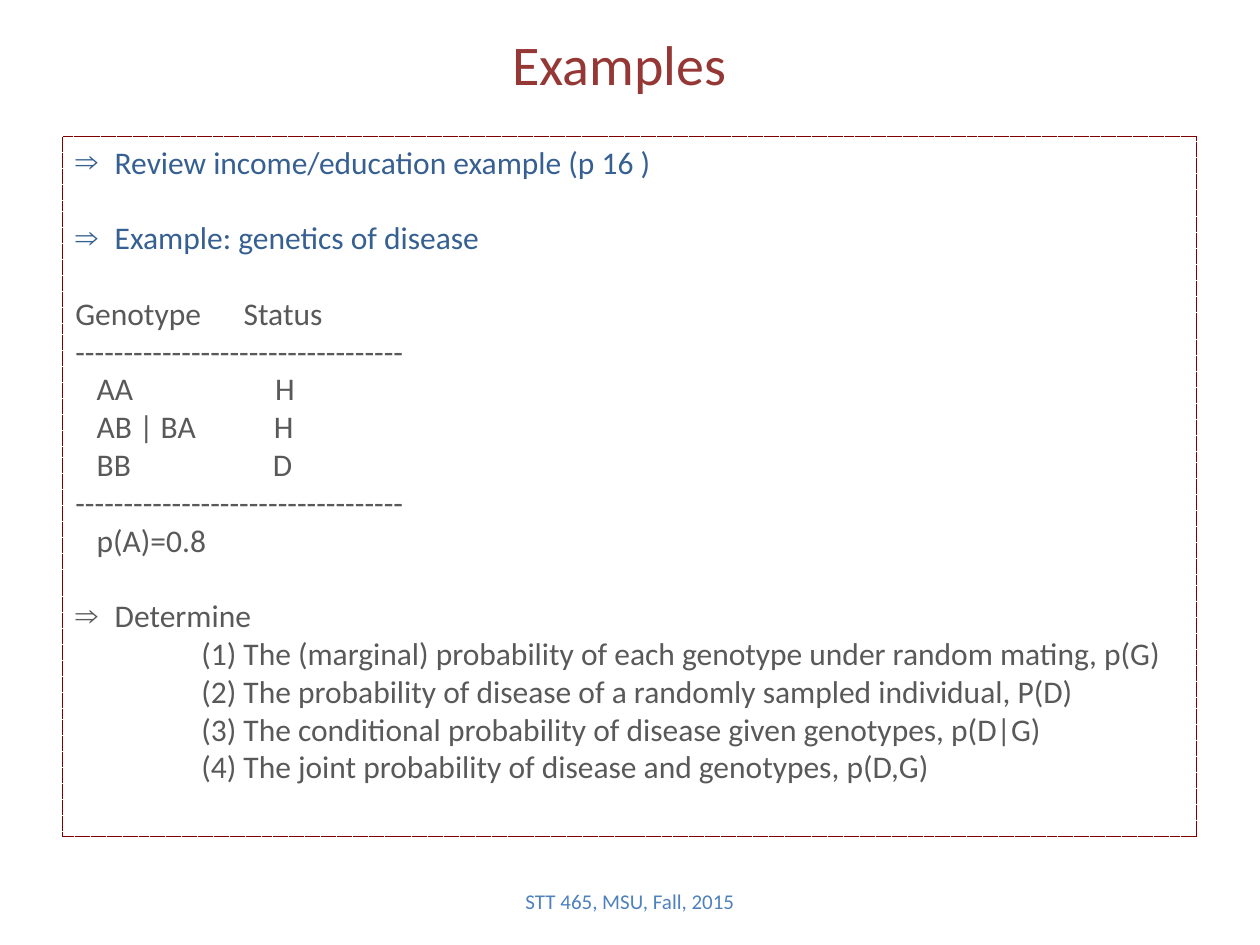
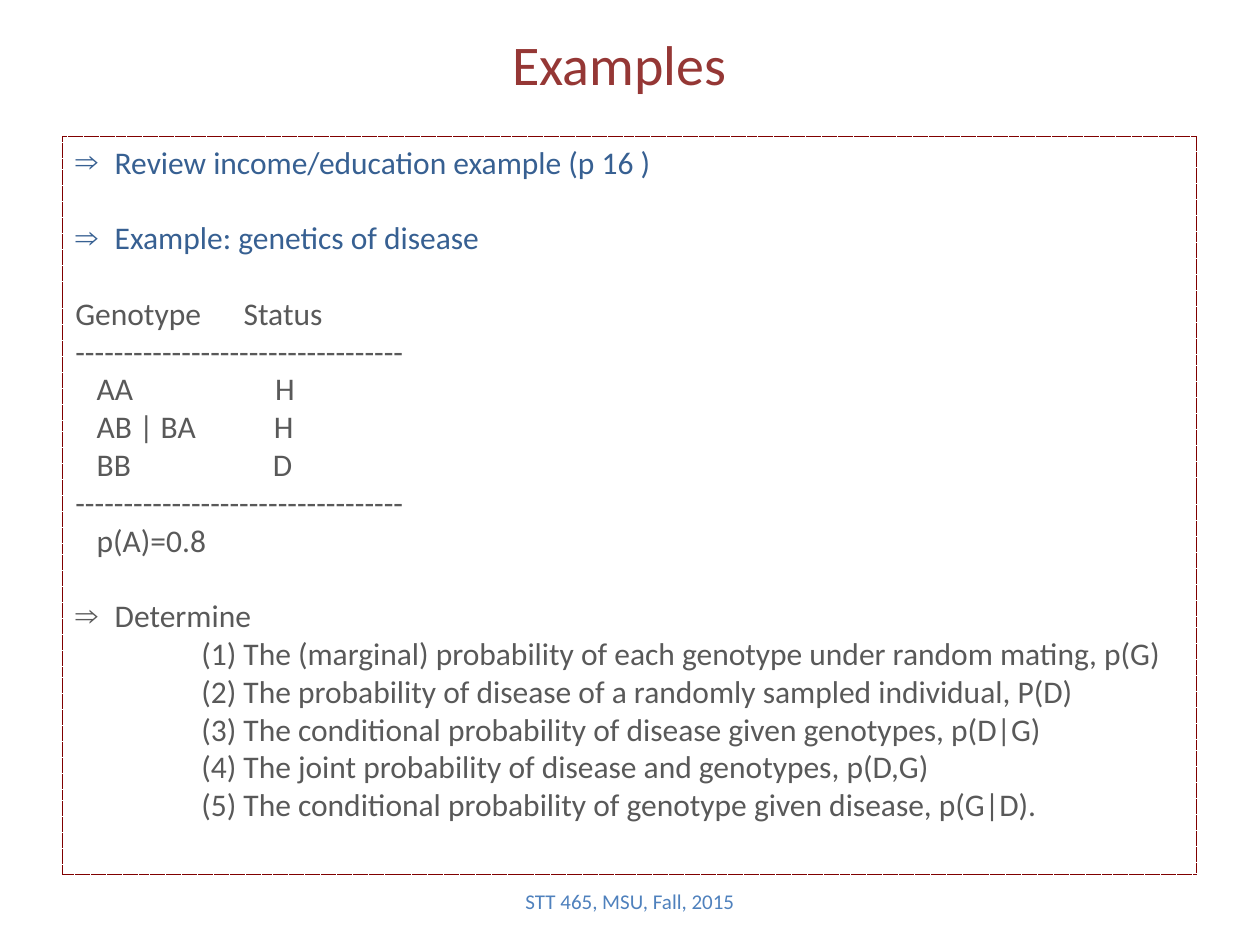
Before and after one commit to Boukos/STT465, a slide deck: slide 3 of STT465_2.pptx. Drawn at 1260x945 pixels with LibreOffice and Linux fonts; fonts in the diff are those of the drawing. Boxes give left, top, right and bottom in pixels: in the first picture for what was removed or moved away, otherwise in the second. Text is boxed around its words. In the diff, an @@ line names an element or a change of style, - is before the commit and + after.

```diff
--- a/STT465_2.pptx
+++ b/STT465_2.pptx
@@ rectangle "Review income/education example (p 16 ...": place and size @@
-rectangle "Review income/education example (p 16 ..." at (63,136,1197,835)
+rectangle "Review income/education example (p 16 ..." at (63,136,1197,874)
@@ text in rectangle at (201,793,1036,822): paragraph added @@
+(5) The conditional probability of genotype given disease, p(G|D).
```
Also in this commit, not shown: 6 other slides changed, 1 slide added, 4 slides removed, 2 other files.
